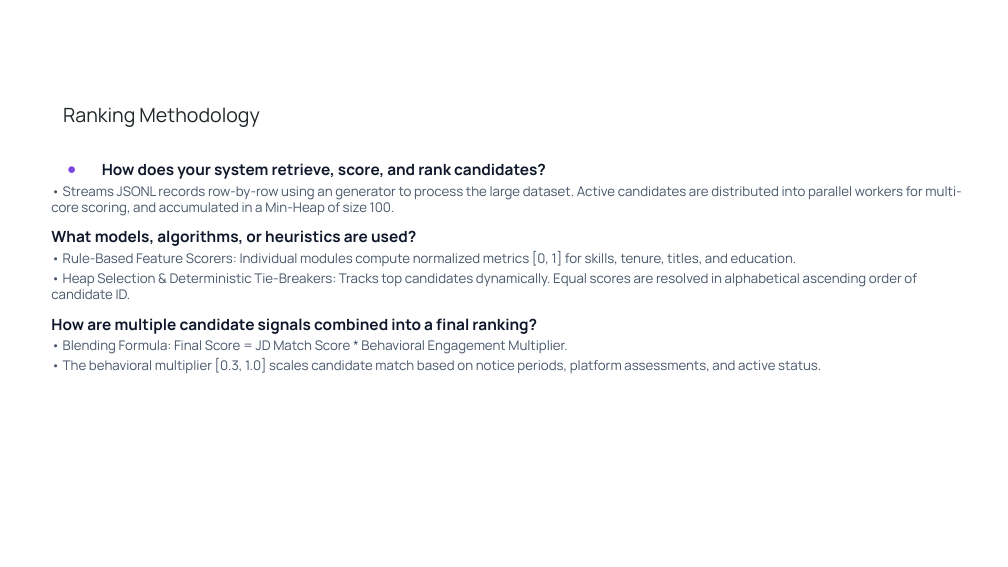
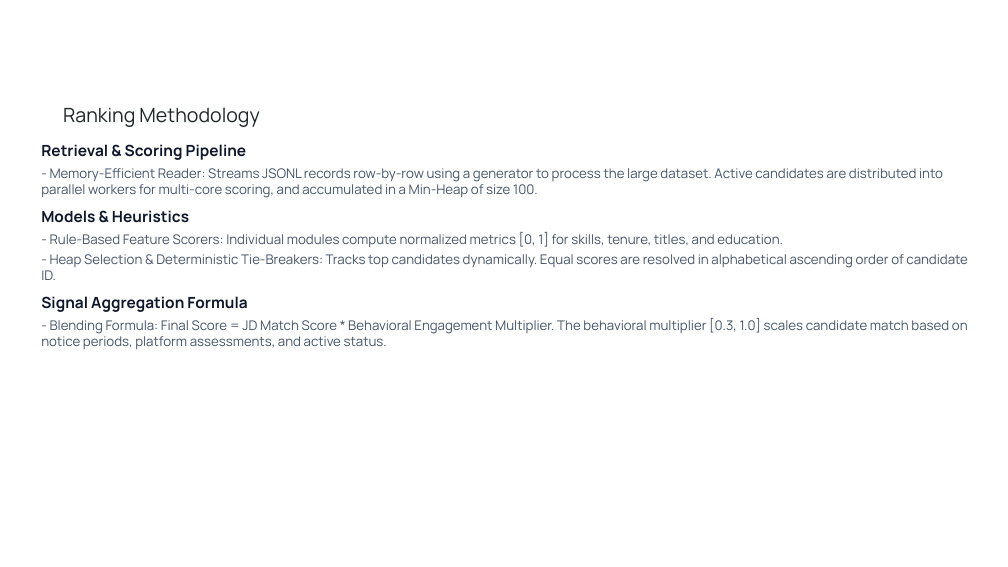
Before and after one commit to IqraKhanZ/candidate-ranker, a slide deck: slide 4 of Redrob_Candidate_Ranker_Submission.pptx. Drawn at 1008x567 pixels with LibreOffice and Linux fonts; fonts in the diff are those of the drawing; background and template pictures are left out. Boxes give left, top, right and bottom in pixels: in the first picture for what was removed or moved away, otherwise in the second. Text is boxed around its words. In the diff, an @@ line names an element or a change of style, - is before the commit and + after.

```diff
--- a/Redrob_Candidate_Ranker_Submission.pptx
+++ b/Redrob_Candidate_Ranker_Submission.pptx
@@ text at (41,144,968,349): text changed @@
-● How does your system retrieve, score, and rank candidates?
-• Streams JSONL records row-by-row using an generator to process the large dataset. Active candidates are distributed into parallel workers for multi-core scoring, and accumulated in a Min-Heap of size 100.
-What models, algorithms, or heuristics are used?
-• Rule-Based Feature Scorers: Individual modules compute normalized metrics [0, 1] for skills, tenure, titles, and education.
-• Heap Selection & Deterministic Tie-Breakers: Tracks top candidates dynamically. Equal scores are resolved in alphabetical ascending order of candidate ID.
-How are multiple candidate signals combined into a final ranking?
-• Blending Formula: Final Score = JD Match Score * Behavioral Engagement Multiplier.
-• The behavioral multiplier [0.3, 1.0] scales candidate match based on notice periods, platform assessments, and active status.
+Retrieval & Scoring Pipeline
+- Memory-Efficient Reader: Streams JSONL records row-by-row using a generator to process the large dataset. Active candidates are distributed into parallel workers for multi-core scoring, and accumulated in a Min-Heap of size 100.
+Models & Heuristics
+- Rule-Based Feature Scorers: Individual modules compute normalized metrics [0, 1] for skills, tenure, titles, and education.
+- Heap Selection & Deterministic Tie-Breakers: Tracks top candidates dynamically. Equal scores are resolved in alphabetical ascending order of candidate ID.
+Signal Aggregation Formula
+- Blending Formula: Final Score = JD Match Score * Behavioral Engagement Multiplier. The behavioral multiplier [0.3, 1.0] scales candidate match based on notice periods, platform assessments, and active status.
```
Also in this commit, not shown: 9 other slides changed.
